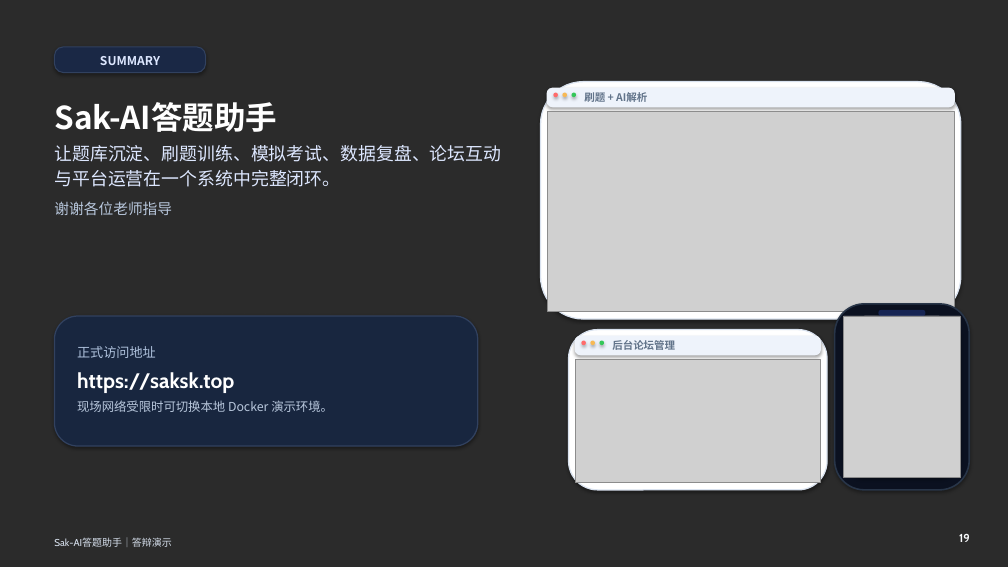
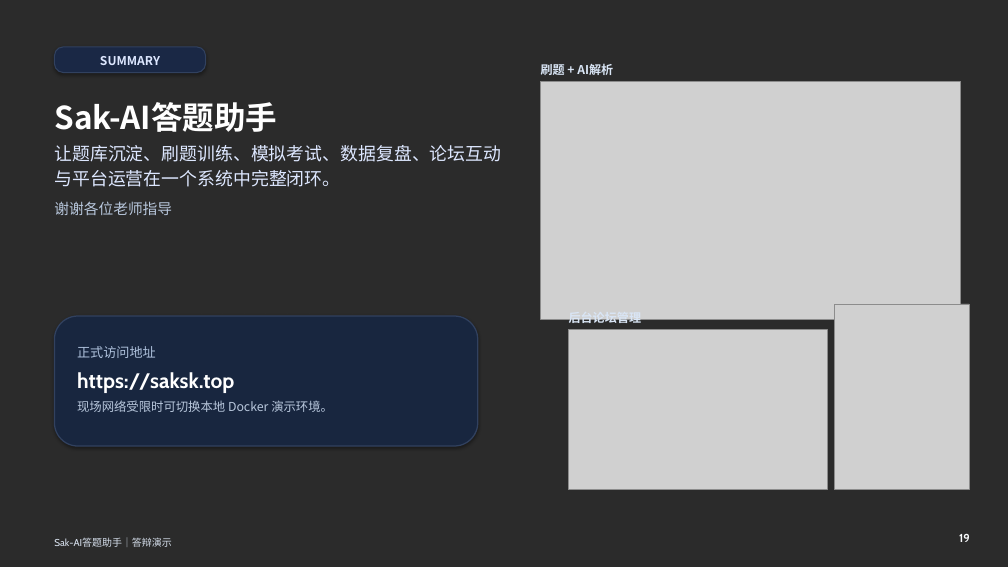
Before and after one commit to Saksk-IT/Ti, a slide deck: slide 19 of output/doc/1软件应用与开发_1Web应用与开发_Sak-AI答题助手/01作品与答辩材料/Sak-AI答题助手-答辩演示PPT.pptx. Drawn at 1008x567 pixels with LibreOffice and Linux fonts; fonts in the diff are those of the drawing; grey boxes stand for pictures; background and template pictures are left out; a plain dark background stands for a picture behind light text. Boxes give left, top, right and bottom in pixels: in the first picture for what was removed or moved away, otherwise in the second. Text is boxed around its words. In the diff, an @@ line names an element or a change of style, - is before the commit and + after.

```diff
--- a/output/doc/1软件应用与开发_1Web应用与开发_Sak-AI答题助手/01作品与答辩材料/Sak-AI答题助手-答辩演示PPT.pptx
+++ b/output/doc/1软件应用与开发_1Web应用与开发_Sak-AI答题助手/01作品与答辩材料/Sak-AI答题助手-答辩演示PPT.pptx
@@ text "刷题 + AI解析": place and size @@
-text "刷题 + AI解析" at box(584, 90, 647, 104)
+text "刷题 + AI解析" at box(541, 62, 613, 78)
@@ text "刷题 + AI解析" at box(541, 62, 613, 78): size 10 to 11.5 pt, text colour #62748A to #D9E5F5 @@
@@ picture: place and size @@
-picture at box(547, 112, 954, 312)
+picture at box(541, 82, 961, 319)
@@ rounded rectangle removed at box(541, 82, 961, 319) @@
@@ rounded rectangle removed at box(547, 88, 955, 107) @@
@@ ellipse removed at box(554, 93, 558, 98) @@
@@ ellipse removed at box(563, 93, 567, 98) @@
@@ ellipse removed at box(572, 93, 576, 98) @@
@@ text "后台论坛管理" at box(569, 319, 642, 326): size 10 to 11.5 pt, text colour #62748A to #D9E5F5 @@
@@ text "后台论坛管理": place and size @@
-text "后台论坛管理" at box(612, 340, 675, 350)
+text "后台论坛管理" at box(569, 319, 642, 326)
@@ picture: place and size @@
-picture at box(844, 316, 960, 478)
+picture at box(835, 304, 969, 490)
@@ rounded rectangle removed at box(835, 304, 969, 490) @@
@@ rounded rectangle removed at box(844, 316, 960, 478) @@
@@ rounded rectangle removed at box(879, 310, 926, 316) @@
@@ picture: place and size @@
-picture at box(575, 360, 820, 482)
+picture at box(569, 330, 827, 490)
@@ rounded rectangle removed at box(569, 330, 827, 490) @@
@@ rounded rectangle removed at box(575, 336, 821, 355) @@
@@ ellipse removed at box(582, 340, 586, 345) @@
@@ ellipse removed at box(591, 340, 595, 345) @@
@@ ellipse removed at box(600, 340, 604, 345) @@
```
Also in this commit, not shown: 13 other slides changed, 2 other files.
